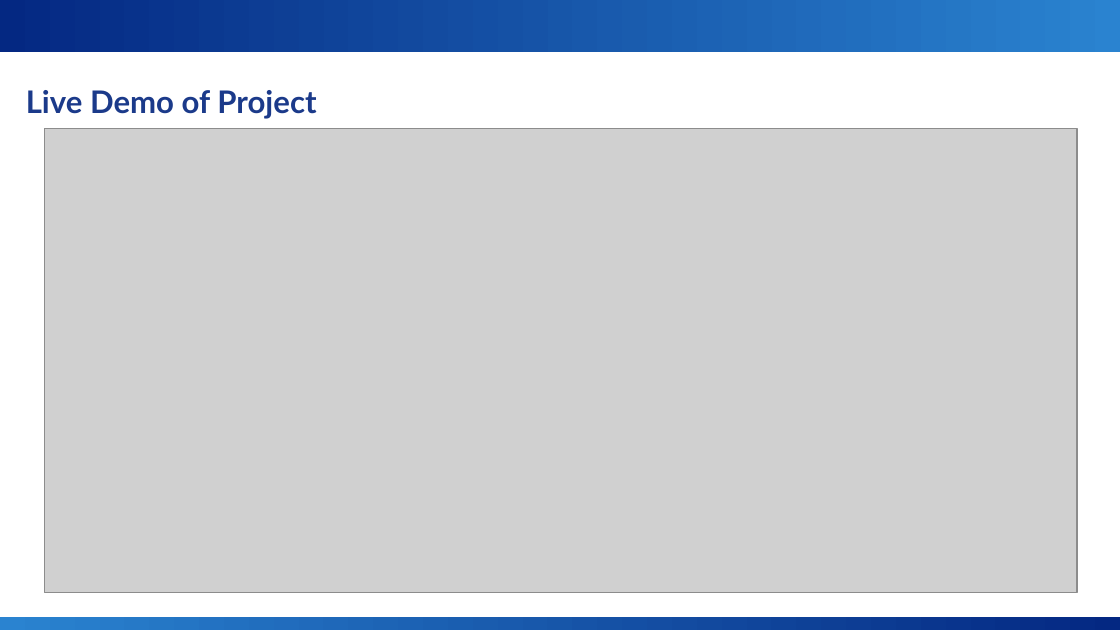
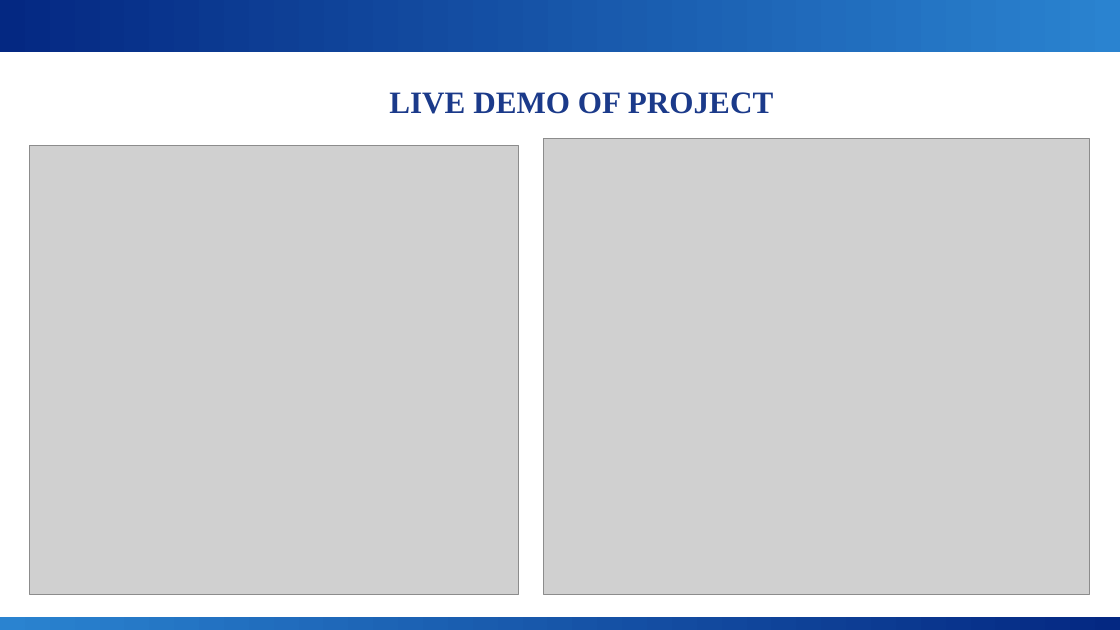
Before and after one commit to drkarpagambigaik-coder/AICW-Karpagambigai, a slide deck: slide 35 of Project -PPT.pptx (slide 13 before the commit). Drawn at 1120x630 pixels with LibreOffice and Linux fonts; fonts in the diff are those of the drawing; grey boxes stand for pictures; background and template pictures are left out. Boxes give left, top, right and bottom in pixels: in the first picture for what was removed or moved away, otherwise in the second. Text is boxed around its words. In the diff, an @@ line names an element or a change of style, - is before the commit and + after.

```diff
--- a/Project -PPT.pptx
+++ b/Project -PPT.pptx
@@ text at (x1=389, y1=92, x2=773, y2=114): text changed; font Lato to Times New Roman @@
-Live Demo of Project
+LIVE DEMO OF PROJECT
@@ picture added at (x1=29, y1=146, x2=519, y2=595) @@
@@ picture removed at (x1=45, y1=128, x2=1077, y2=592) @@
@@ picture added at (x1=543, y1=139, x2=1090, y2=595) @@
```
Also in this commit, not shown: 14 other slides changed, 22 slides added, 2 slides removed.
